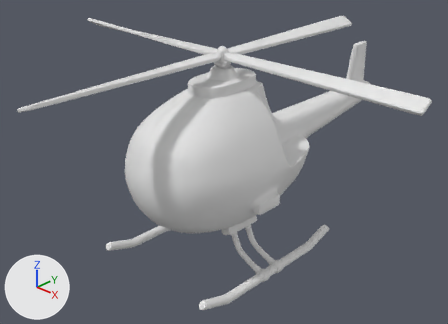
What one commit did to the Blender file assets/helicopter.blend.
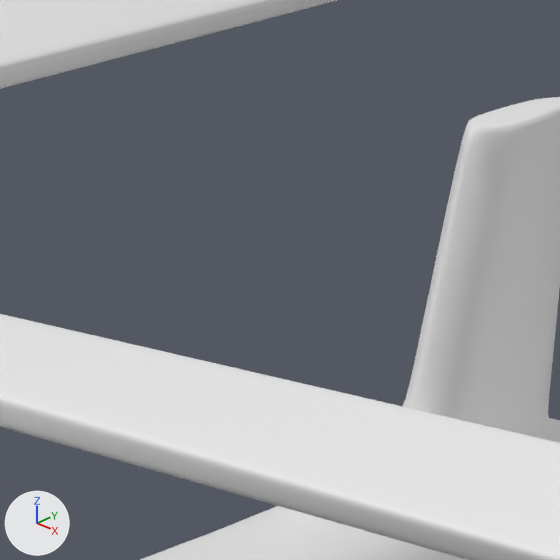
Old and new are each drawn whole from a camera (50 mm lens) standing at (9.58, -9.86, 6.24) and looking at (-0.21, 0.27, -0.33) and again close up on the part from 66% to 81% of the width and 9% to 30% of the height. The lights are fixed; the arrows at lower left show +X, +Y and +Z.

Before the edit, the objects in view are built like this:
```python
me_cube_001 = bpy.data.meshes.new('Cube.001')
me_cube_001.from_pydata(...)  # 209 vertices, 209 faces; spans x -5.0..5.0, y -5.0..5.0, z 1.98..2.68
me_cube_001.polygons.foreach_set('use_smooth', [True] * 209)
me_cube_002 = bpy.data.meshes.new('Cube.002')
me_cube_002.from_pydata(...)  # 314 vertices, 311 faces; spans x -1.73..1.73, y -2.82..6.43, z -1.77..2.23
me_cube_002.polygons.foreach_set('use_smooth', [True] * 311)
ob_body = bpy.data.objects.new('Body', me_cube_002)
ob_body.location = (0.0, 0.0, 0.0)
_m = ob_body.modifiers.new('Bevel', 'BEVEL')
_m.angle_limit = 1.326
_m = ob_body.modifiers.new('Subdivision', 'SUBSURF')
_m.levels = 2
ob_mainrotor = bpy.data.objects.new('MainRotor', me_cube_001)
ob_mainrotor.location = (0.0, 0.0, 0.0)
_m = ob_mainrotor.modifiers.new('Bevel', 'BEVEL')
_m.limit_method = 'NONE'
_m.angle_limit = 1.553
_m = ob_mainrotor.modifiers.new('Subdivision', 'SUBSURF')
_m.levels = 2
```
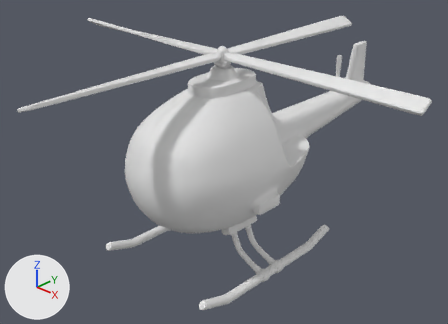
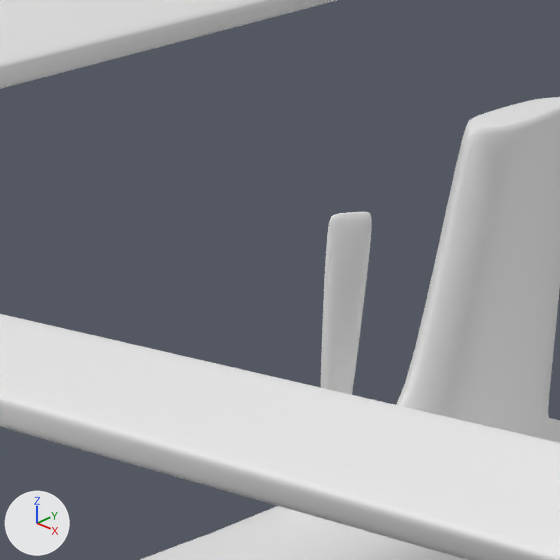
Commit message: tail rotor

Boxes (x1, y1, x2, y2) around the edits, measured in the close-ups (560 x 560 px; the box of a moved part takes in the faces that stretch with it):
```json
{"object": "TailRotor", "change": "added", "after": [320, 212, 372, 395]}
{"part": 1, "of": "me_cube_002", "change": "moved or reshaped", "before": [403, 346, 489, 423], "after": [292, 346, 489, 519]}
```

Edits to the scene script, one JSON object a line:
```json
{"block": "me_cube_002", "where": "me_cube_002.from_pydata(...)  # 314 vertices, 311 faces; spans x -1.73..1.73, y -2.82..6.43, z -1.77..2.23"}
{"block": "me_cube_002", "where": "# used by ob_body; location = (0.0, 0.0, 0.0)"}
{"block": "me_cube_002", "change": "me_cube_002 part 1"}
{"op": "set", "path": "me_cube_002.vertices[166].co", "old": "(0.08, 5.27, 0.69)", "new": "(0.08, 5.18, 0.69)"}
{"op": "set", "path": "me_cube_002.vertices[168].co", "old": "(-0.08, 5.27, 0.69)", "new": "(-0.08, 5.18, 0.69)"}
{"op": "set", "path": "me_cube_002.vertices[170].co", "old": "(0.0, 5.18, 0.69)", "new": "(0.0, 5.01, 0.69)"}
{"op": "add", "block": "me_cube_004", "code": ["me_cube_004 = bpy.data.meshes.new('Cube.004')", "me_cube_004.from_pydata(...)  # 58 vertices, 56 faces; spans x -0.92..-0.48, y 5.7..5.9, z -0.8..1.2", "me_cube_004.polygons.foreach_set('use_smooth', [True] * 56)"]}
{"op": "add", "block": "ob_tailrotor", "code": ["ob_tailrotor = bpy.data.objects.new('TailRotor', me_cube_004)", "ob_tailrotor.location = (0.0, 0.0, 0.024)", "_m = ob_tailrotor.modifiers.new('Bevel', 'BEVEL')", "_m = ob_tailrotor.modifiers.new('Subdivision', 'SUBSURF')"]}
```
